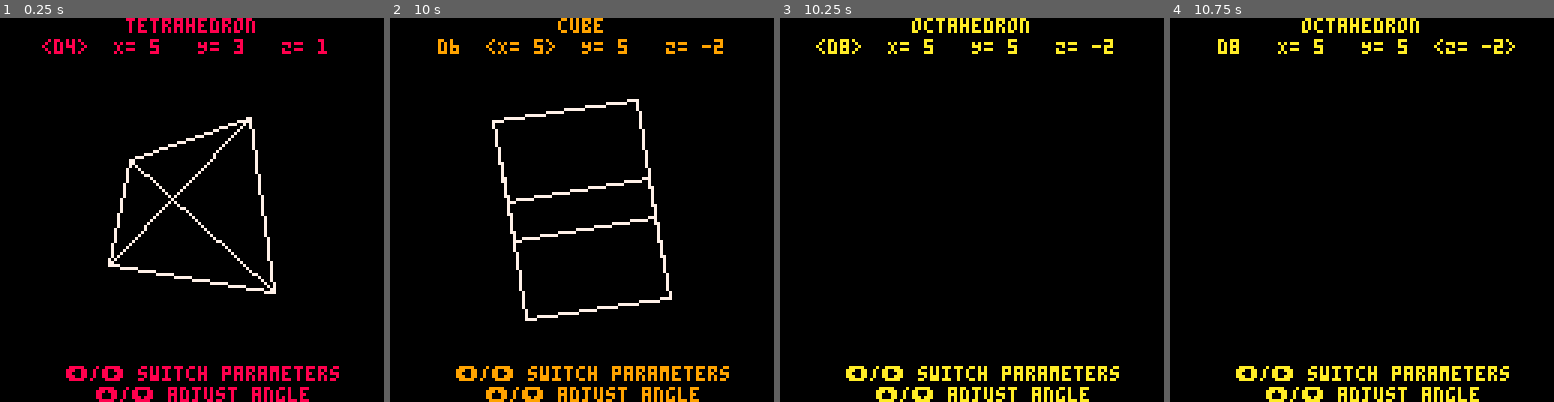
Above: before the commit, frames 1-4 (left to right).
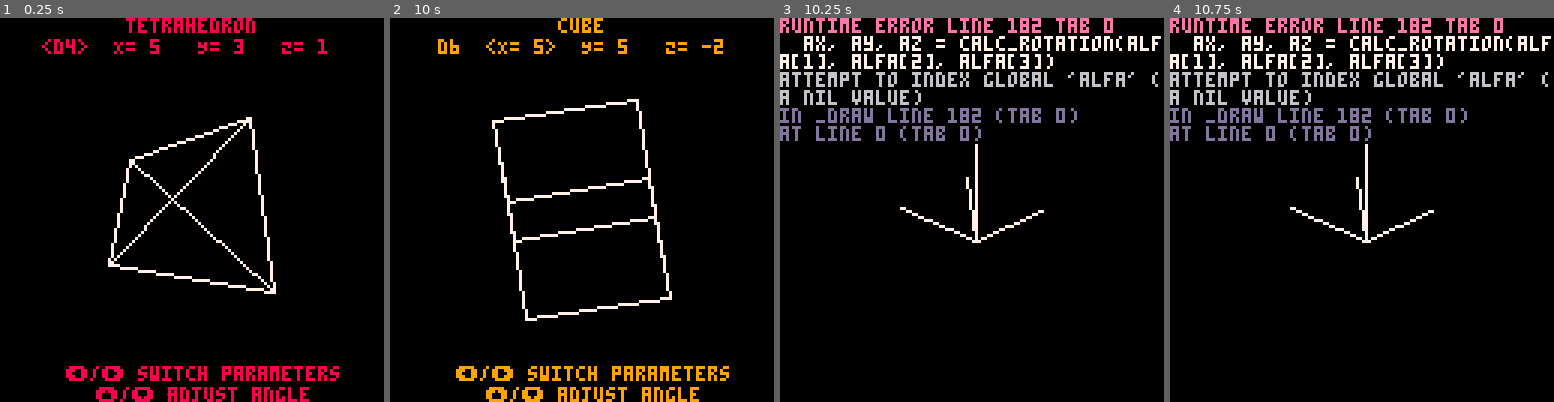
Above: after the commit, the same moments.

Repository: kakardo/Pico-8
Game: PICO-8 cartridge game carts/02 platonic solids viewer/platonic_solids_viewer.p8
Two runs of this game, one before a commit and one after it. Both use one fixed random seed, a clock stepped at 60 frames per second and the inputs below.
Inputs:
- Up to frame 1 (0.25 s): no input
- Up to frame 2 (10 s): hold Left 1.97-2.37 s; hold Down 2.42-2.82 s; hold Right 2.87-3.53 s; hold Up 3.58-4.08 s; hold Right 4.13-4.53 s; hold Down 4.58-5.08 s; hold Left 5.13-5.8 s; hold Up 5.85-6.18 s; hold Left 6.23-6.63 s; hold Down 6.68-7.08 s; hold Right 7.13-7.8 s; hold Up 7.85-8.35 s; hold Right 8.4-8.8 s; hold Down 8.85-9.35 s; hold Left from 9.4 s (still down)
- Up to frame 3 (10.25 s): release Left at 10.07 s; hold Up from 10.12 s (still down)
- Up to frame 4 (10.75 s): release Up at 10.45 s; hold Left from 10.5 s (still down)

Frames 1-2 are identical in both runs. In frame 3, 11% of the frame differs, in the area x 0-100%, y 0-100%; in frame 4, 11%.
Error after the commit: runtime error line 182 tab 0; ax, ay, az = calc_rotation(alfa[1], alfa[2], alfa[3]); attempt to index global 'alfa' (a nil value)

Commit message:
Found a good labeled octahedron. Restarted doing the edges.

Diff:
--- a/game carts/02 platonic solids viewer/main.lua
+++ b/game carts/02 platonic solids viewer/main.lua
@@ -28,13 +28,11 @@
 solids = {
 	{
 		name="tetrahedron", dice="d4", color=8,
-		v = {
-			{ 1, 1, 1},
-			{-1,-1, 1},
-			{-1, 1,-1},
-			{ 1,-1,-1}
+		v = { -- 4 vertices
+			{ 1, 1, 1}, {-1,-1, 1},
+			{-1, 1,-1},	{ 1,-1,-1}
 		},
-		e = {
+		e = { -- 6 edges
 			{1,2}, {1,3}, {1,4},
 			{2,3}, {2,4}, {3,4}
 		}
@@ -51,7 +49,18 @@
 			{1,5}, {2,6}, {3,7}, {4,8}  -- bridges
 		}
 	},
-	{name="octahedron", dice="d8", color=10},
+	{
+		name="octahedron", dice="d8", color=10,
+		v = {
+			{ 1, 0, 0}, {-1, 0, 0}, { 0, 1, 0},
+			{ 0,-1, 0}, { 0, 0, 1}, { 0, 0,-1}
+		},
+		e = { -- connects to all except its opposite
+			{1,2}, {1,3}, {1,4}, {1,5},
+			{}, {}, {}, {},
+			{}, {}, {}, {}
+		}
+	},
 	{name="dodecahedron", dice="d12", color=11},
 	{name="icosahedron", dice="d20", color=12}
 }
Not shown, added: game carts/02 platonic solids viewer/links/Octahedron-Labeled-from-Math-and-the-Art-of-M-C-Escher.png
Not shown, added: game carts/02 platonic solids viewer/links/Scheme for the numerical representation of a cube. The Vertices matrix... _ Download Scientific Diagram.url
Not shown, added: game carts/02 platonic solids viewer/links/Scheme-for-the-numerical-representation-of-a-cube-The-Vertices-matrix-contains-the.png
